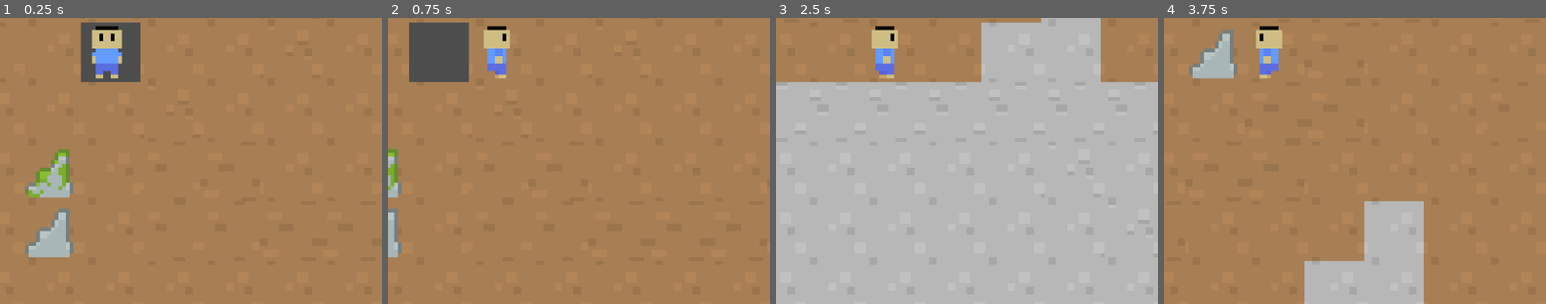
Above: before the commit, frames 1-4 (left to right).
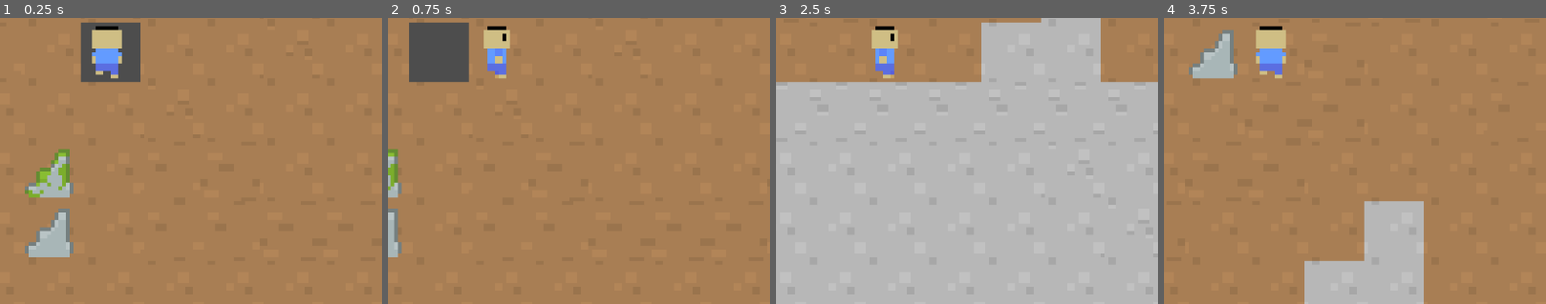
Above: after the commit, the same moments.

Repository: Elite-TS/ISCS-30.14-Game1
Game: Godot game, scene res://Scenes/game_controller.tscn
Two runs of this game, one before a commit and one after it. Both use one fixed random seed, a clock stepped at 60 frames per second and the inputs below.
Inputs:
- Up to frame 1 (0.25 s): no input
- Up to frame 2 (0.75 s): tap Enter at 0.5 s; hold Right (ui_right) from 0.53 s (still down)
- Up to frame 3 (2.5 s): release Right (ui_right) at 1.28 s; hold Down (ui_down) 1.28-2.03 s; hold Right (ui_right) from 2.03 s (still down)
- Up to frame 4 (3.75 s): release Right (ui_right) at 2.78 s; hold Up (ui_up) 2.78-3.53 s; hold Left (ui_left) from 3.53 s (still down)
The pictures show only the part of the screen within x 36-86%, y 44-94%; the shares and areas given below are measured in that part.

The runs differ from the first frame. In frame 1, 0.1% of the frame differs, in the area x 25-30%, y 5-22%; in frame 2, nothing differs; in frame 3, 0.1%; in frame 4, 0.5%, in the area x 24-32%, y 2-21%.

Commit message:
Fixed Player Animations for Movement
Now properly implemented the feature where the character now also faces the direction of the last input, even if it's an impassable tile. Its bug for ice tiles was also fixed.

Diff:
--- a/iscs-30.14---game-1---tile-movement/Scripts/character.gd
+++ b/iscs-30.14---game-1---tile-movement/Scripts/character.gd
@@ -29,29 +29,37 @@
 	# Each if-else does the movement + the animation
 	if !sprite_node_pos_tween or !sprite_node_pos_tween.is_running():
 		if Input.is_action_pressed("ui_up"):
-			$AnimatedSprite2D.play("idle_up")
+			last_direction = Vector2.UP
 			if _can_move(Vector2.UP):
 				$AnimatedSprite2D.play("walk_up")
-				last_direction = Vector2.UP
 				_move(Vector2(0,-1))
 		elif Input.is_action_pressed("ui_down"):
-			$AnimatedSprite2D.play("idle_down")
+			last_direction = Vector2.DOWN
 			if _can_move(Vector2.DOWN):
 				$AnimatedSprite2D.play("walk_down")
-				last_direction = Vector2.DOWN
 				_move(Vector2(0,1))
 		elif Input.is_action_pressed("ui_left"):
-			$AnimatedSprite2D.play("idle_left")
+			last_direction = Vector2.LEFT
 			if _can_move(Vector2.LEFT):
 				$AnimatedSprite2D.play("walk_left")
-				last_direction = Vector2.LEFT
 				_move(Vector2(-1,0))
 		elif Input.is_action_pressed("ui_right"):
-			$AnimatedSprite2D.play("idle_right")
+			last_direction = Vector2.RIGHT
 			if _can_move(Vector2.RIGHT):
 				$AnimatedSprite2D.play("walk_right")
-				last_direction = Vector2.RIGHT
 				_move(Vector2(1,0))
+		else:
+			_play_idle()
+
+func _play_idle() -> void:
+	if last_direction == Vector2.UP:
+		$AnimatedSprite2D.play("idle_up")
+	elif last_direction == Vector2.DOWN:
+		$AnimatedSprite2D.play("idle_down")
+	elif last_direction == Vector2.LEFT:
+		$AnimatedSprite2D.play("idle_left")
+	elif last_direction == Vector2.RIGHT:
+		$AnimatedSprite2D.play("idle_right")
 
 # The function used in the physics process
 func _move(dir: Vector2) -> void:
@@ -90,7 +98,7 @@
 	if _can_move(last_direction):
 		_move(last_direction)
 	else:
-		$AnimatedSprite2D.play("idle_down")
+		_play_idle()
 		last_direction = Vector2.ZERO
 
 func _is_on_conveyor():
